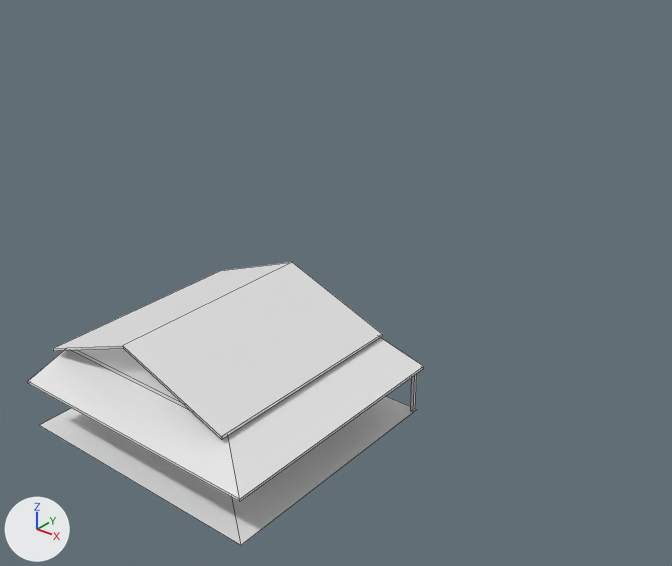
Two versions of the Blender file Assets/praça das aguas/predios/conjunto casa9.blend, one commit apart.
One viewpoint serves both versions: a 50 mm camera at (16.8, -15.9, 15.2) aimed at (-1.6, 7.1, 1.0). Arrows for +X, +Y and +Z are at lower left; the lights stay in place. Mesh edges are drawn as thin lines. Materials are left out; every surface is plain grey.
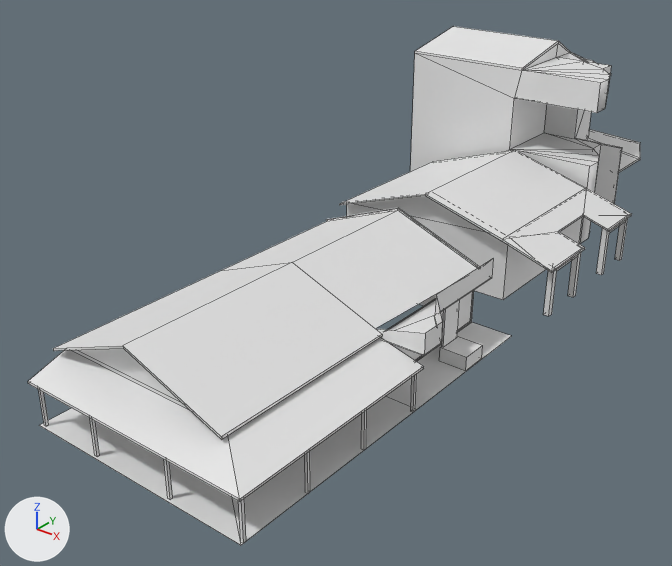
Boxes (x1, y1, x2, y2) around the edits, measured in the pictures (672 x 566 px):
'Cube.003', shown: after (410, 26, 640, 244)
'Cube.001', shown: after (221, 208, 511, 409)
'Cube.002', shown: after (339, 150, 632, 316)
part 1 of me_cube_001, added: after (361, 410, 367, 450)
part 2 of me_cube_001, added: after (305, 451, 310, 493)
part 3 of me_cube_001, added: after (238, 499, 246, 543)
part 4 of me_cube_001, added: after (164, 460, 173, 500)
part 5 of me_cube_001, added: after (90, 419, 100, 456)
part 6 of me_cube_001, added: after (38, 389, 49, 426)

The change in detail:
me_cube_001 has 40 vertices, 25 faces and spans x -3.1..4.78, y -4.32..2.99, z 0.37..3.66.
me_cube_001 is used by ob_cube; location (0.0, 0.0, 0.0).
me_cube_001 part 1: the loose piece of 8 vertices spanning x 4.53..4.62, y 2.8..2.89, z 0.37..1.85 is copied, and the copy is moved by (0.0, -2.31, 0.0); it spans x 4.53..4.62, y 0.49..0.59, z 0.37..1.85.
me_cube_001 part 2: the loose piece of 8 vertices spanning x 4.53..4.62, y 2.8..2.89, z 0.37..1.85 is copied, and the copy is moved by (0.0, -4.61, 0.0); it spans x 4.53..4.62, y -1.81..-1.72, z 0.37..1.85.
me_cube_001 part 3: the loose piece of 8 vertices spanning x 4.53..4.62, y 2.8..2.89, z 0.37..1.85 is copied, and the copy is moved by (0.0, -6.92, 0.0); it spans x 4.53..4.62, y -4.12..-4.03, z 0.37..1.85.
me_cube_001 part 4: the loose piece of 8 vertices spanning x 4.53..4.62, y 2.8..2.89, z 0.37..1.85 is copied, and the copy is moved by (-2.49, -6.92, 0.0); it spans x 2.04..2.13, y -4.12..-4.03, z 0.37..1.85.
me_cube_001 part 5: the loose piece of 8 vertices spanning x 4.53..4.62, y 2.8..2.89, z 0.37..1.85 is copied, and the copy is moved by (-5.31, -6.92, 0.0); it spans x -0.78..-0.69, y -4.12..-4.03, z 0.37..1.85.
me_cube_001 part 6: the loose piece of 8 vertices spanning x 4.53..4.62, y 2.8..2.89, z 0.37..1.85 is copied, and the copy is moved by (-7.52, -6.92, 0.0); it spans x -3.0..-2.9, y -4.12..-4.03, z 0.37..1.85.
Object 'Cube.003' (ob_cube_003) is now shown.
Object 'Cube.002' (ob_cube_002) is now shown.
Object 'Cube.001' (ob_cube_001) is now shown.
